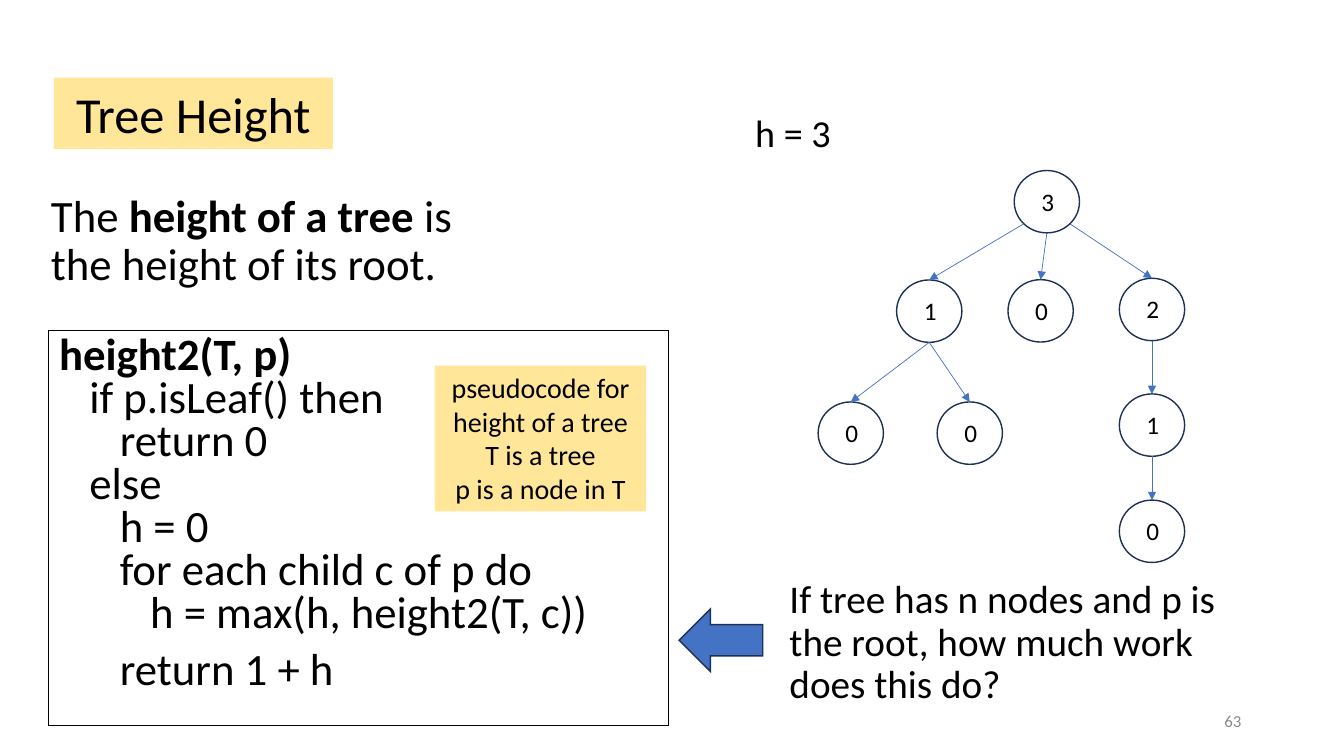
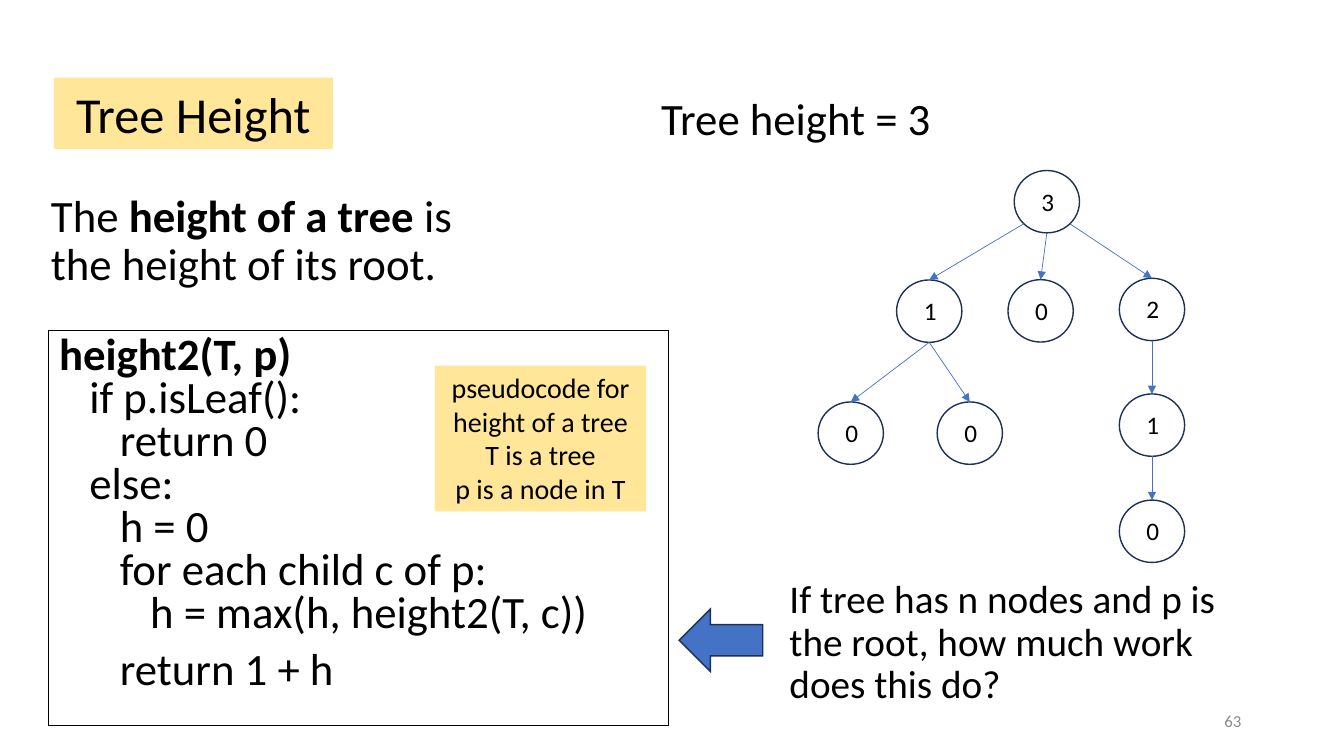
Before and after one commit to tjd1234/cmpt225fall2023, a slide deck: slide 63 of lecture_notes/week5/week5_trees.pptx. Drawn at 1344x756 pixels with LibreOffice and Linux fonts; fonts in the diff are those of the drawing. Boxes give left, top, right and bottom in pixels: in the first picture for what was removed or moved away, otherwise in the second. Text is boxed around its words. In the diff, an @@ line names an element or a change of style, - is before the commit and + after.

```diff
--- a/lecture_notes/week5/week5_trees.pptx
+++ b/lecture_notes/week5/week5_trees.pptx
@@ text added at (x1=661, y1=104, x2=931, y2=143), 32 pt, text #000000 @@
+Tree height = 3
@@ text removed at (x1=755, y1=120, x2=830, y2=148) @@
-h = 3
@@ text in rectangle at (x1=59, y1=337, x2=587, y2=636): text changed @@
-height2(T, p)
-if p.isLeaf() then
-return 0
-else
-h = 0
-for each child c of p do
-h = max(h, height2(T, c))
+height2(T, p)
+if p.isLeaf():
+return 0
+else:
+h = 0
+for each child c of p:
+h = max(h, height2(T, c))
```
Also in this commit, not shown: 25 other slides changed.
